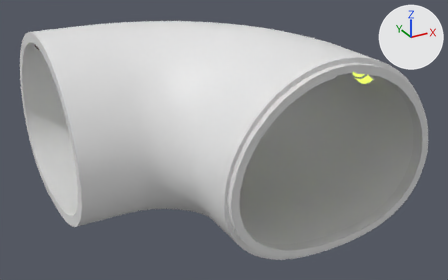
Renders of the FBX model Assets/Models/New Tunnels/Tunnel_Turn.fbx from each side of a commit.
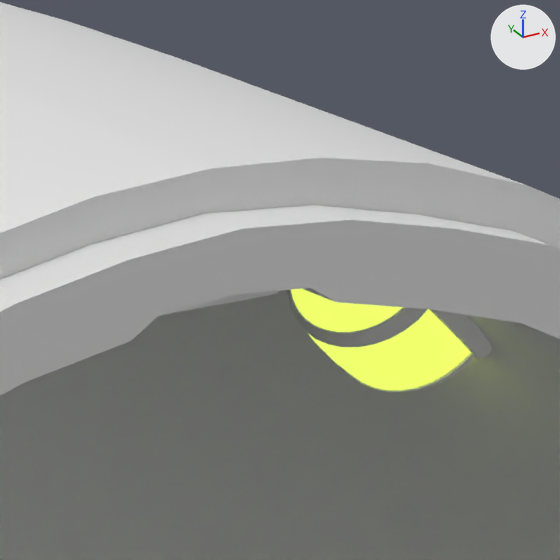
There are two pictures of each version: one whole from a 50 mm camera at (-31.9, -58.1, 32.5) aimed at (-3.6, -6.5, 6.7), one close up on the part from 71% to 85% of the width and 14% to 37% of the height. The lights are fixed; the arrows at upper right show +X, +Y and +Z. The first two pictures are the older version. Where no turn or scale is listed for an object, it has been applied to the vertices.

The older version as bpy lines, for what is in view:
```python
mat_light = principled_material('Light')
mat_light.base_color = (0.603, 0.8, 0.133)  # green #cce766
mat_light.metallic = 0.467
mat_light.emission_color = (0.482, 0.604, 0.0775)  # green #b8cc4f
mat_light.emission_strength = 1.6
me_cylinder_009 = bpy.data.meshes.new('Cylinder.009')
me_cylinder_009.from_pydata(...)  # 8713 vertices, 8384 faces; spans x 0.0..31.0, y -20.5..11.0, z 0.0..18.3
# faces by material slot: [970, 2928, 2282, 2204]
me_cylinder_009.materials.append(mat_light)  # its picture is missing
me_cylinder_009.materials.append(mat_material_008)  # its picture is missing
me_cylinder_009.materials.append(mat_material_004)  # brown #301910
me_cylinder_009.materials.append(mat_material_007)  # its picture is missing
ob_tunnel_turn_right_003 = bpy.data.objects.new('Tunnel_Turn_Right.003', me_cylinder_009)
ob_tunnel_turn_right_003.location = (-20.0, 0.0, 0.02)
```
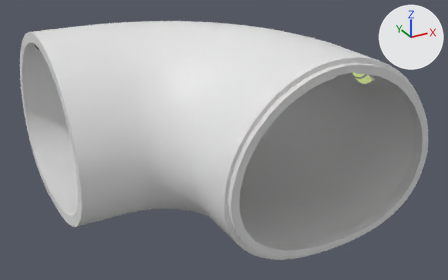
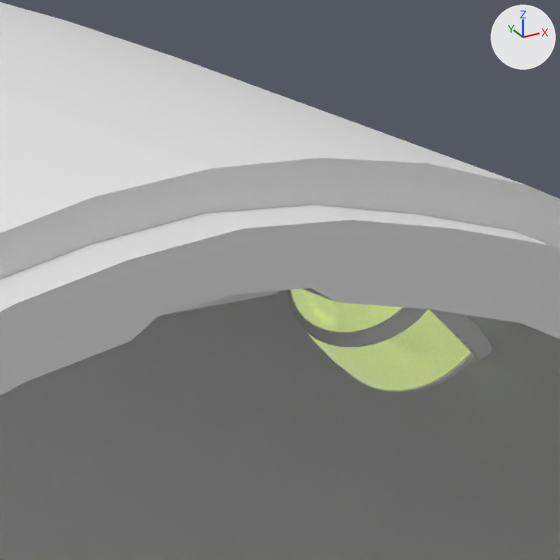
The newer file is also turned or shifted as a whole; pictures and numbers use the older file's frame.

The change, as a list of edits to the scene's bpy script:
```text
Change mat_light:
    mat_light.emission_color: (0.482, 0.604, 0.0775) -> (0.348, 0.399, 0.188)  # green #b8cc4f -> green #9fa978
    mat_light.emission_strength: 1.6 -> 1.0
```

Changed parts and their boxes (x1, y1, x2, y2) in the close-ups (560 x 560 px):
'Tunnel_Turn_Right.003', recoloured, surface changed
    both: (288, 286, 505, 395)
